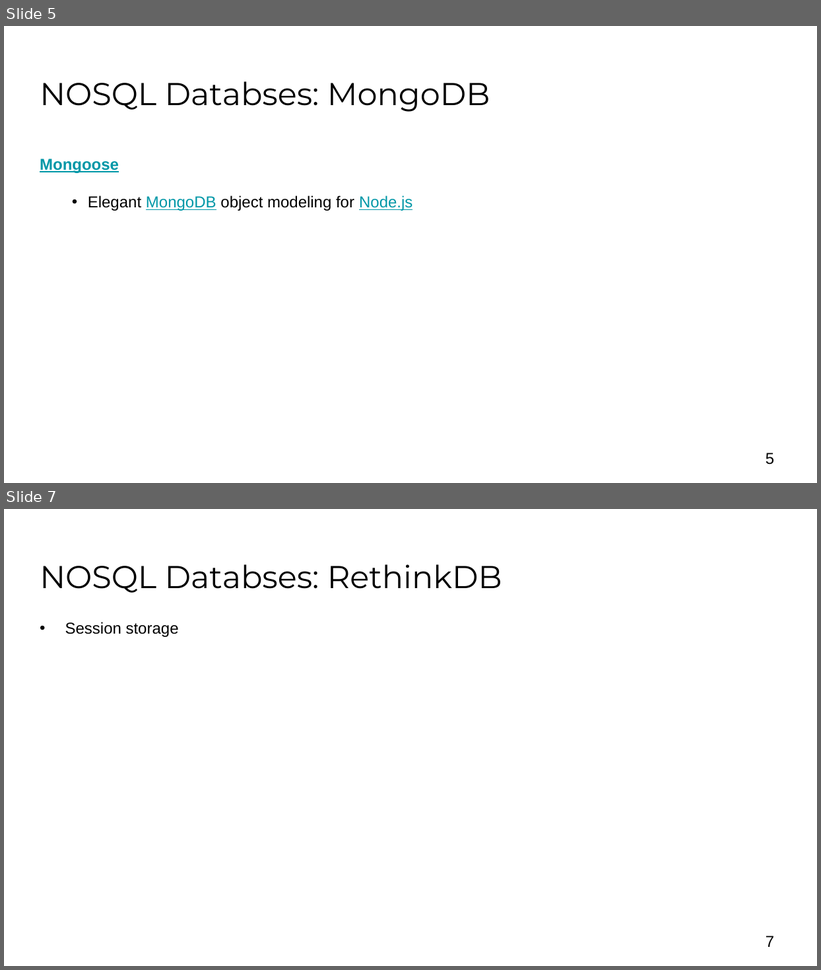
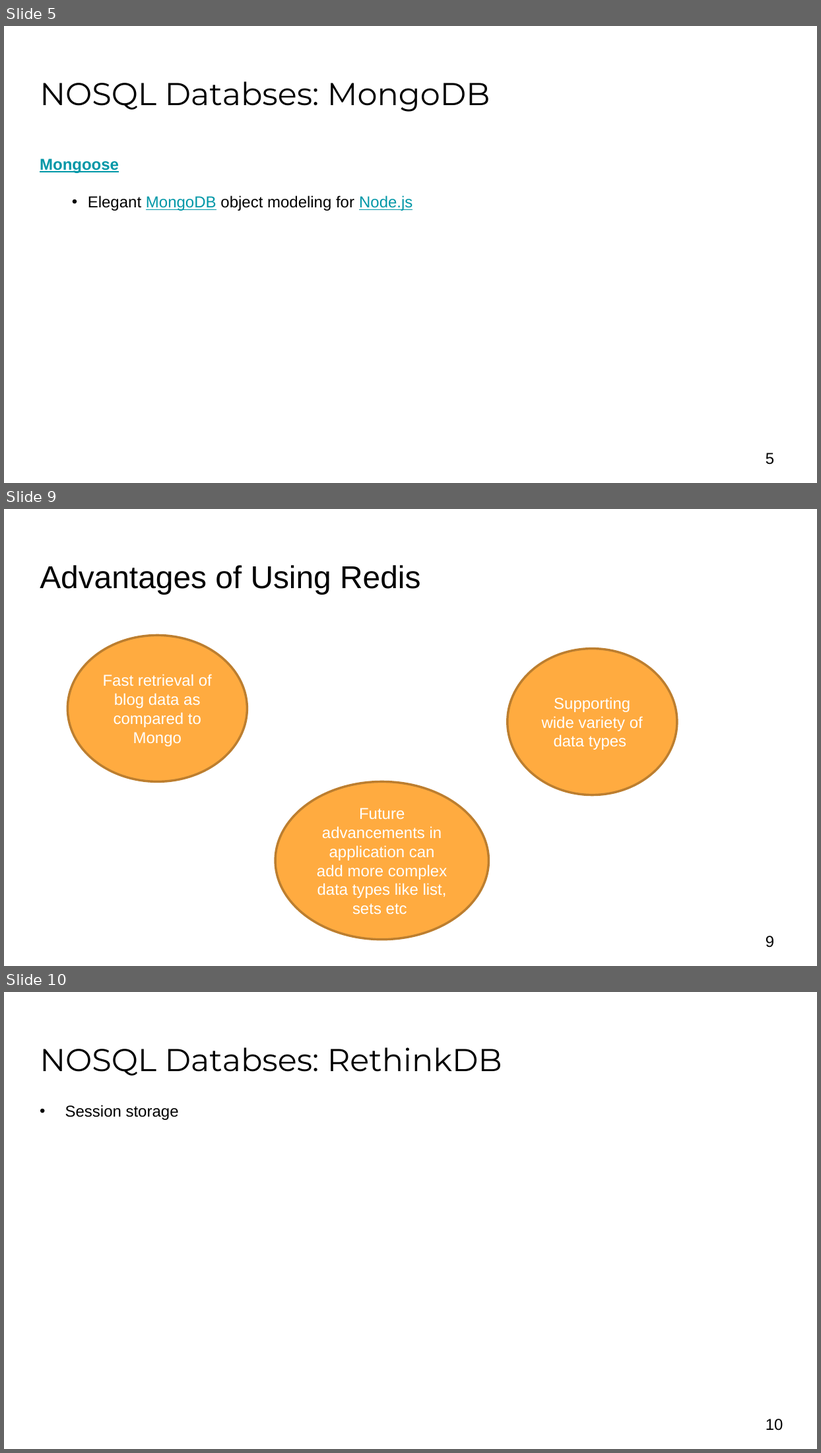
Before and after one commit to akarsh/TUPJNOSQL17, a slide deck: presentation/Presentation 2.pptx. Shown one above the other, each under a label of ours: slides 5 and 7 before the commit, slides 5, 9 and 10 after it; the slides between them are not shown. The pictures are 821x970 and 821x1453 pixels, drawn with LibreOffice and Linux fonts; fonts in the diff are those of the drawing; background and template pictures are left out. Boxes give left, top, right and bottom in pixels: in the first picture for what was removed or moved away, otherwise in the second. Text is boxed around its words. In the diff, an @@ line names an element or a change of style, - is before the commit and + after.

```diff
--- a/presentation/Presentation 2.pptx
+++ b/presentation/Presentation 2.pptx
@@ slide 9 added at (4,509,817,966), background #FFFFFF @@
@@ title added at (40,565,420,594), 28 pt, text #000000 @@
+Advantages of Using Redis
@@ ellipse added at (67,635,247,782), fill #FFAB40, outline #BD7F2F 2 pt, 14 pt, text #FFFFFF @@
+Fast retrieval of blog data as compared to Mongo
@@ ellipse added at (508,649,677,795), fill #FFAB40, outline #BD7F2F 2 pt, 14 pt, text #FFFFFF @@
+Supporting wide variety of data types
@@ ellipse added at (275,782,488,940), fill #FFAB40, outline #BD7F2F 2 pt, 14 pt, text #FFFFFF @@
+Future advancements in application can add more complex data types like list, sets etc
@@ page number added at (766,936,774,948), 14 pt, text #000000 @@
+9
@@ what was slide 7 is now slide 10 @@
@@ page number at (766,1419,783,1431): text changed @@
-7
+10
```
Also in this commit, not shown: 1 slide changed, 3 other slides added, 1 slide removed, 7 other files.
